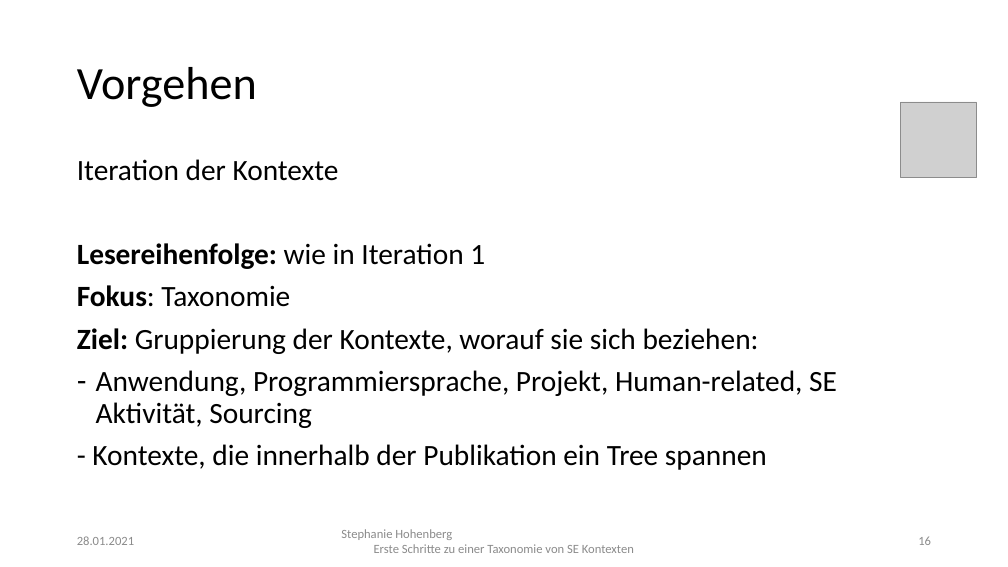
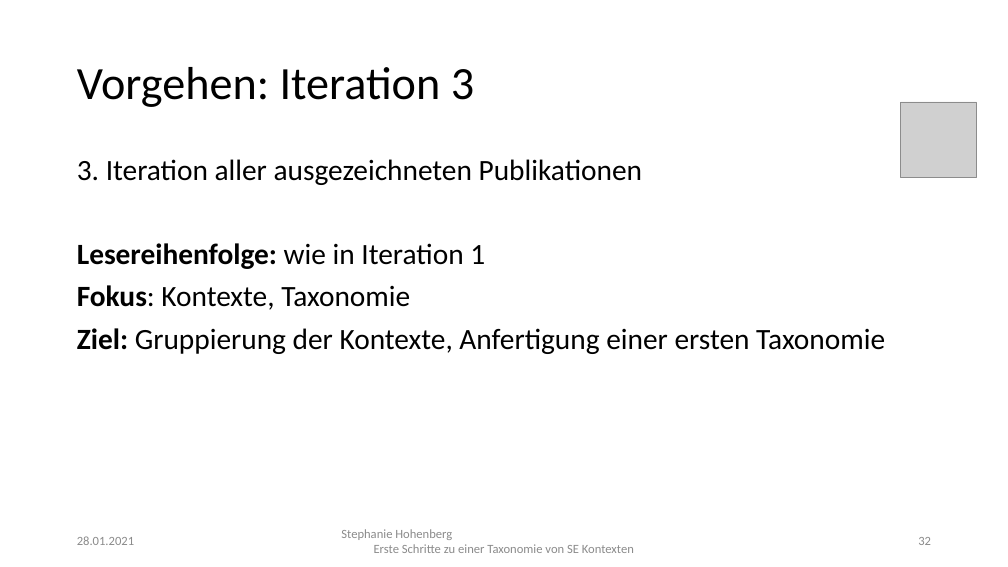
Before and after one commit to StephanieHohenberg/TSEK-Analyzer, a slide deck: slide 32 of documents/presentation.pptx (slide 16 before the commit). Drawn at 1008x567 pixels with LibreOffice and Linux fonts; fonts in the diff are those of the drawing; grey boxes stand for pictures. Boxes give left, top, right and bottom in pixels: in the first picture for what was removed or moved away, otherwise in the second. Text is boxed around its words. In the diff, an @@ line names an element or a change of style, - is before the commit and + after.

```diff
--- a/documents/presentation.pptx
+++ b/documents/presentation.pptx
@@ title at (77,67,474,107): text changed @@
-Vorgehen
+Vorgehen: Iteration 3
@@ text at (77,159,642,185): text changed @@
-Iteration der Kontexte
+3. Iteration aller ausgezeichneten Publikationen
@@ text at (77,285,885,354): text changed @@
-Fokus: Taxonomie
-Ziel: Gruppierung der Kontexte, worauf sie sich beziehen:
-– Anwendung, Programmiersprache, Projekt, Human-related, SE Aktivität, Sourcing
-- Kontexte, die innerhalb der Publikation ein Tree spannen
+Fokus: Kontexte, Taxonomie
+Ziel: Gruppierung der Kontexte, Anfertigung einer ersten Taxonomie
@@ page number at (918,537,931,545): text changed @@
-16
+32
```
Also in this commit, not shown: 20 other slides changed, 29 slides added, 1 slide removed, 3 other files.
